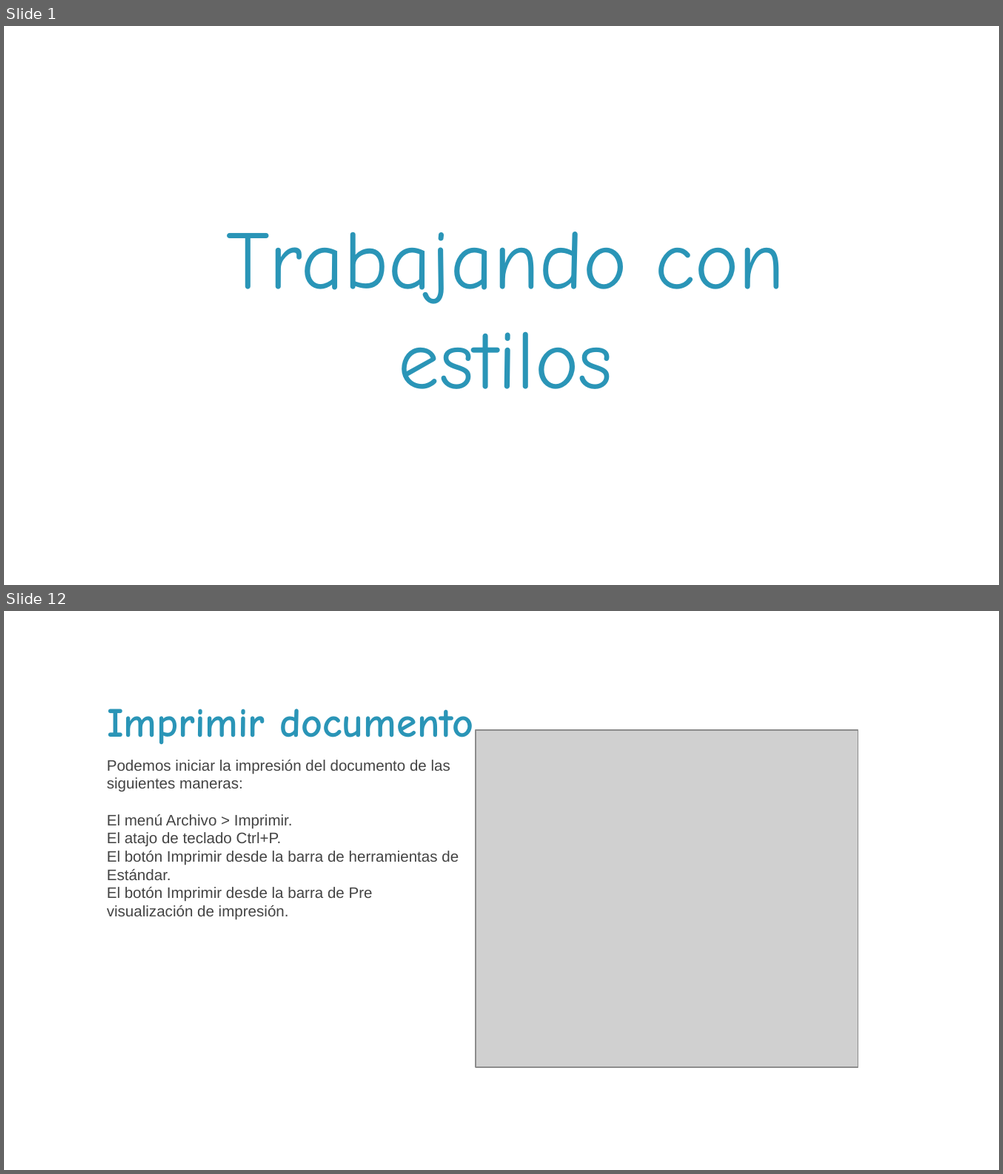
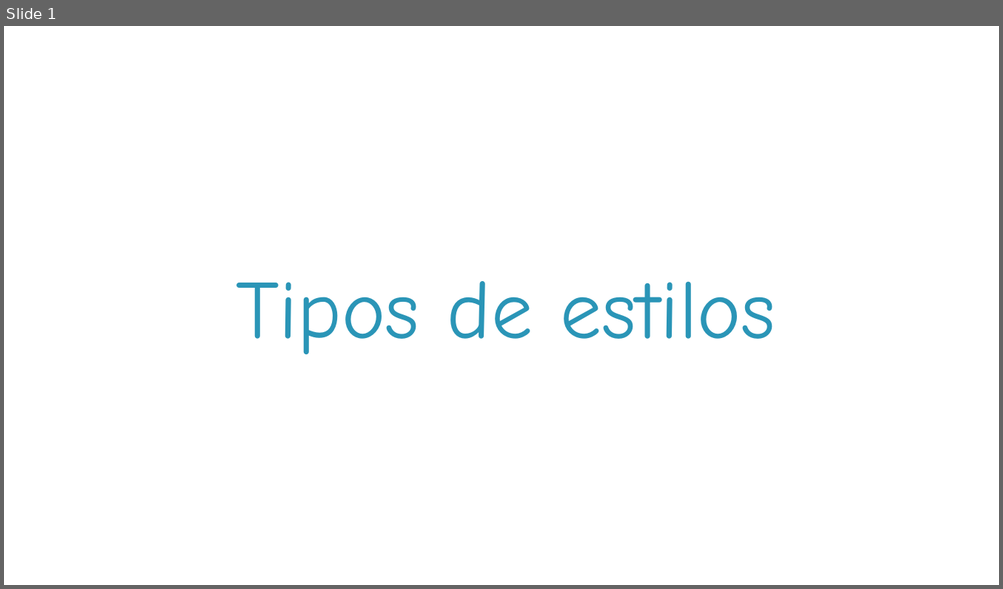
Before and after one commit to transpa1416/tigali, a slide deck: public/downloads/writer/module03/M03Topic01.pptx. Shown one above the other, each under a label of ours: slides 1 and 12 before the commit, slide 1 after it; the slides between them are not shown. The pictures are 1003x1174 and 1003x589 pixels, drawn with LibreOffice and Linux fonts; fonts in the diff are those of the drawing; grey boxes stand for pictures; background and template pictures are left out. Boxes give left, top, right and bottom in pixels: in the first picture for what was removed or moved away, otherwise in the second. Text is boxed around its words. In the diff, an @@ line names an element or a change of style, - is before the commit and + after.

```diff
--- a/public/downloads/writer/module03/M03Topic01.pptx
+++ b/public/downloads/writer/module03/M03Topic01.pptx
@@ slide 12 removed at [4,611,999,1170], background picture (left out) @@
@@ text removed at [107,709,473,745] @@
-Imprimir documento
@@ picture removed at [475,730,857,1068] @@
@@ text removed at [107,760,458,920] @@
-Podemos iniciar la impresión del documento de las siguientes maneras:
-El menú Archivo > Imprimir.
-El atajo de teclado Ctrl+P.
-El botón Imprimir desde la barra de herramientas de Estándar.
-El botón Imprimir desde la barra de Pre visualización de impresión.
@@ page number removed at [939,1137,999,1170] @@
-12
@@ slide 1 changed as well @@
@@ title at [236,281,775,355]: text changed @@
-Trabajando con estilos
+Tipos de estilos
```
Also in this commit, not shown: 1 other slide changed, 11 slides added, 59 other slides removed, 16 other files.
